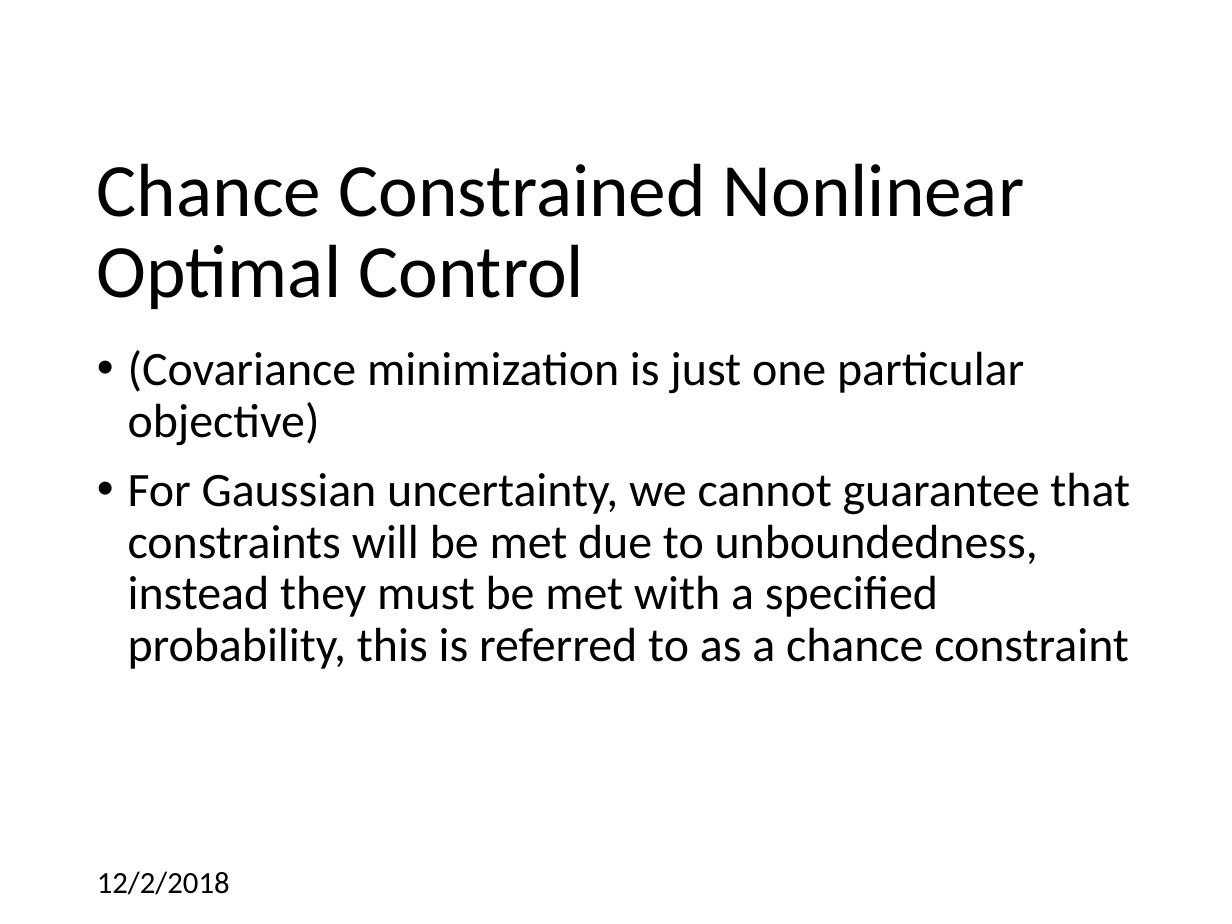
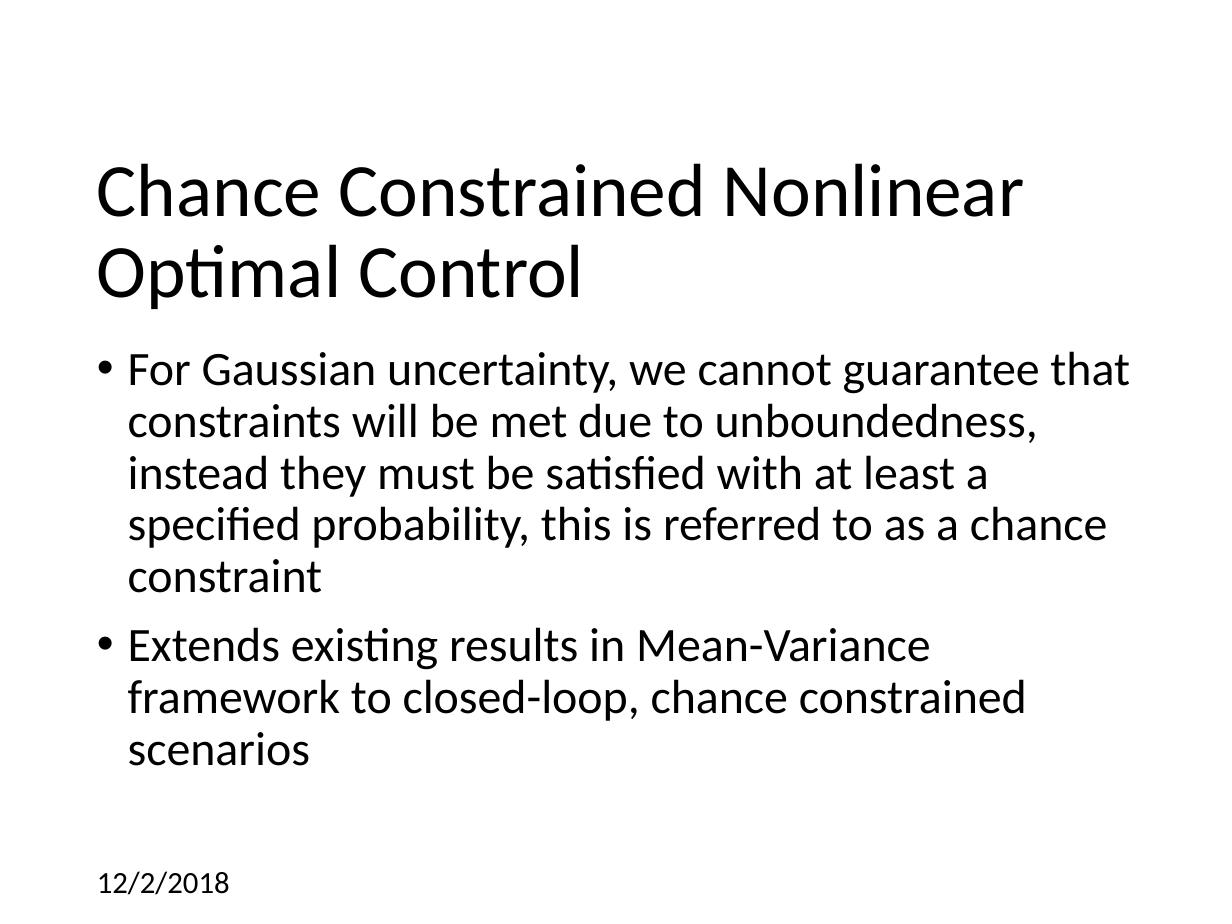
Before and after one commit to CDNoyes/EDL-Py, a slide deck: slide 15 of Documents/Qual Exam.pptx (slide 14 before the commit). Drawn at 1232x924 pixels with LibreOffice and Linux fonts; fonts in the diff are those of the drawing; background and template pictures are left out. Boxes give left, top, right and bottom in pixels: in the first picture for what was removed or moved away, otherwise in the second. Text is boxed around its words. In the diff, an @@ line names an element or a change of style, - is before the commit and + after.

```diff
--- a/Documents/Qual Exam.pptx
+++ b/Documents/Qual Exam.pptx
@@ text at (128,351,1130,766): text changed @@
-• (Covariance minimization is just one particular objective)
-• For Gaussian uncertainty, we cannot guarantee that constraints will be met due to unboundedness, instead they must be met with a specified probability, this is referred to as a chance constraint
+• For Gaussian uncertainty, we cannot guarantee that constraints will be met due to unboundedness, instead they must be satisfied with at least a specified probability, this is referred to as a chance constraint
+• Extends existing results in Mean-Variance framework to closed-loop, chance constrained scenarios
```
Also in this commit, not shown: 14 other slides changed, 3 slides added.
